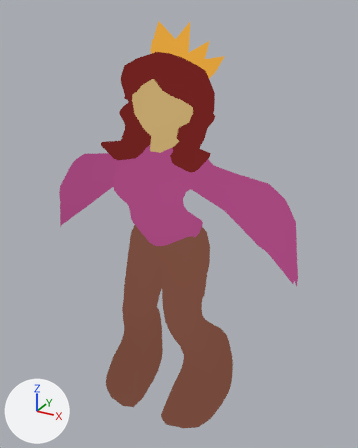
The Blender file 3D/Princess.blend as it was, and as the next commit left it.
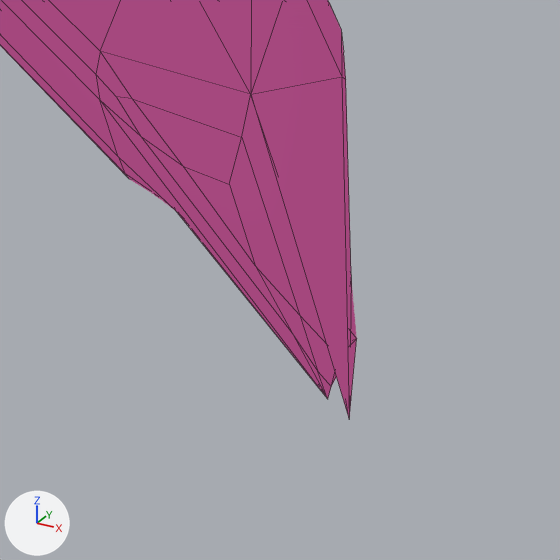
The first picture shows the older version from a 50 mm camera at (1.76, -2.96, 3.17) aimed at (0.06, 0.14, 1.62). The close-ups show both versions on the part from 66% to 93% of the width and 48% to 70% of the height of that picture; other places that the commit changed are outside them. Every picture has the same lights, and +X, +Y and +Z are marked at lower left. The close-ups show mesh edges as thin lines.
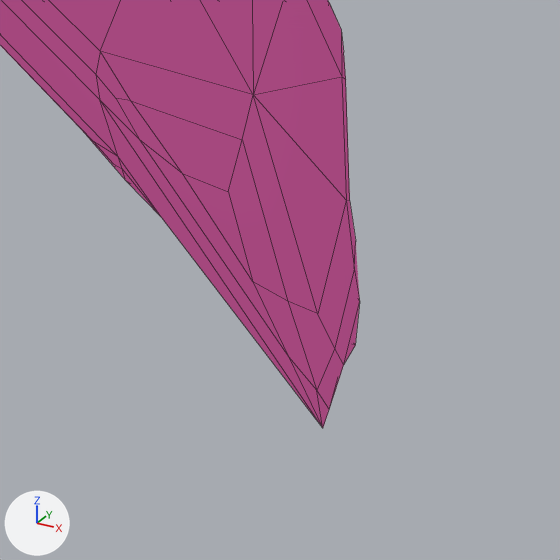
Boxes (x1, y1, x2, y2) around the edits, measured in the close-ups (560 x 560 px; the box of a moved part takes in the faces that stretch with it):
'Cube', reshaped: before (0, 0, 357, 417); after (0, 0, 360, 428)
part 1 of me_cube, moved or reshaped: before (96, 75, 357, 417); after (96, 75, 360, 428)

The change in detail:
me_cube has 84 vertices, 110 faces and spans x 0.0..1.05, y -0.3..0.252, z 1.431..2.332.
me_cube is used by ob_cube; location (0.0, 0.0, 0.0).
Part 1, on me_cube:
Vertex 61 of me_cube moves from (1.028, -0.004, 1.431) to (1.025, -0.003, 1.391).
